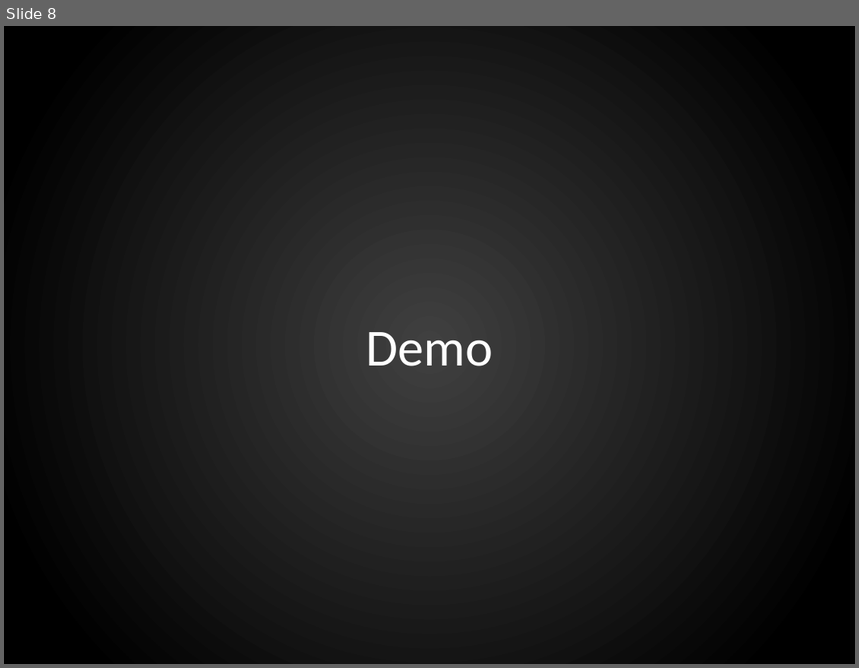
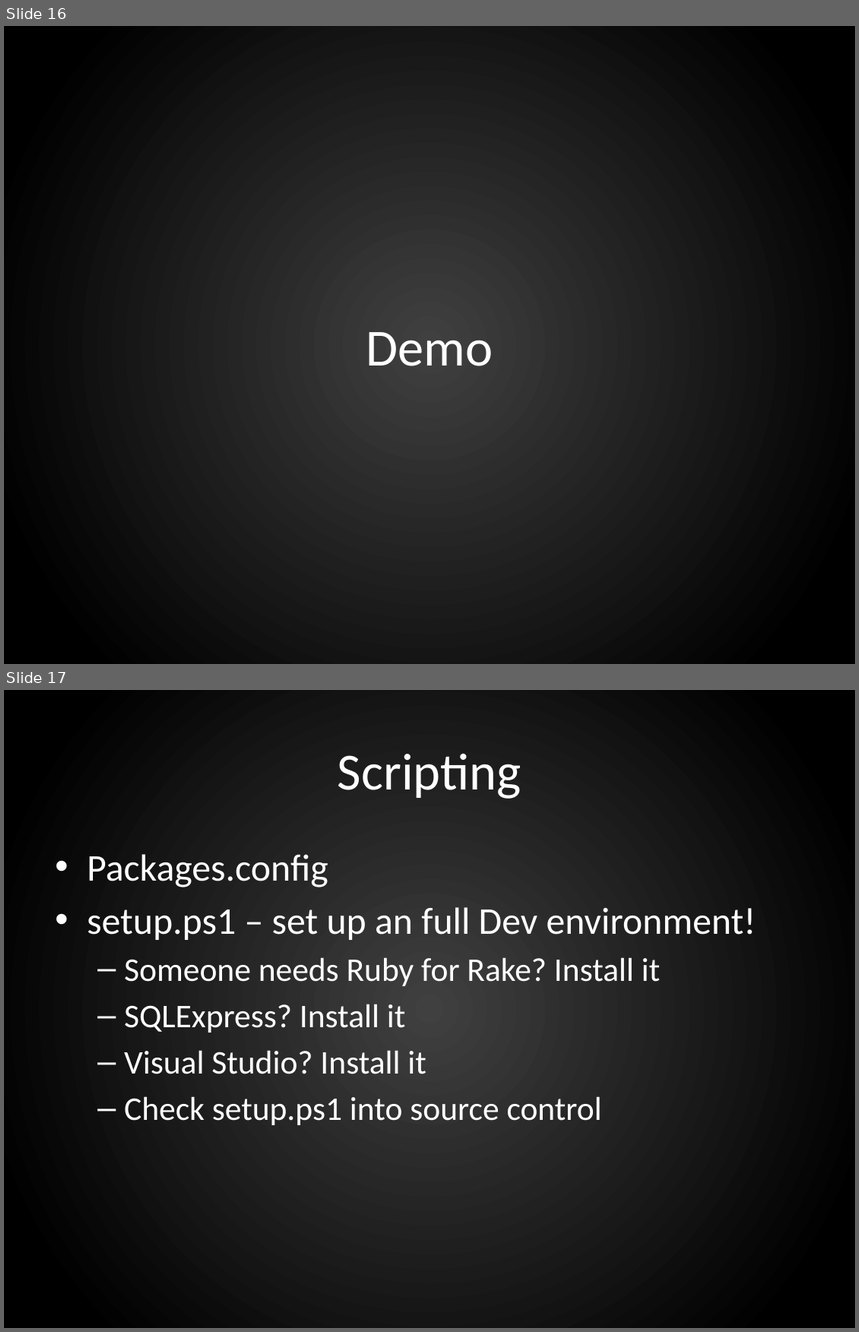
Before and after one commit to ferventcoder/presentations, a slide deck: windows/chocolatey/chocolatey.pptx. Shown one above the other, each under a label of ours: slide 8 before the commit, slides 16 and 17 after it. The pictures are 859x668 and 859x1332 pixels, drawn with LibreOffice and Linux fonts; fonts in the diff are those of the drawing; background and template pictures are left out. Boxes give left, top, right and bottom in pixels: in the first picture for what was removed or moved away, otherwise in the second. Text is boxed around its words. In the diff, an @@ line names an element or a change of style, - is before the commit and + after.

```diff
--- a/windows/chocolatey/chocolatey.pptx
+++ b/windows/chocolatey/chocolatey.pptx
@@ slide 17 added at [4,690,855,1328], background gradient #404040 to #000000 @@
@@ title added at [338,753,522,799], 44 pt, text #FFFFFF @@
+Scripting
@@ text added at [87,854,756,1125], 28 pt, text #FFFFFF @@
+• Packages.config
+• setup.ps1 – set up an full Dev environment!
+  – Someone needs Ruby for Rake? Install it
+  – SQLExpress? Install it
+  – Visual Studio? Install it
+  – Check setup.ps1 into source control
@@ what was slide 8 is now slide 16 @@
```
Also in this commit, not shown: 4 slides changed, 16 other slides added, 2 slides removed.
